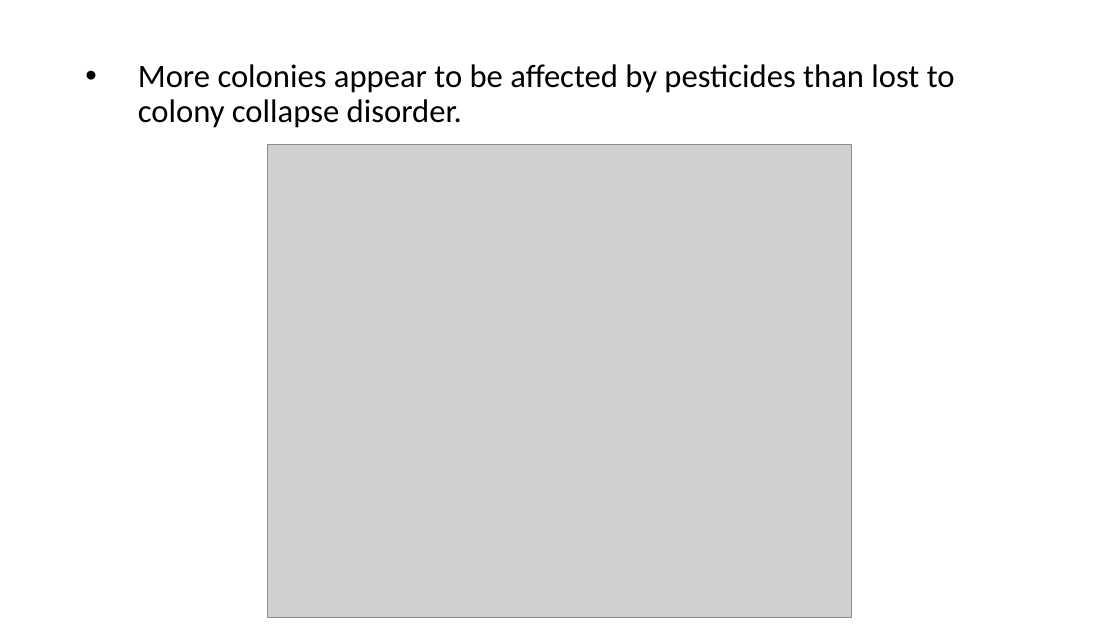
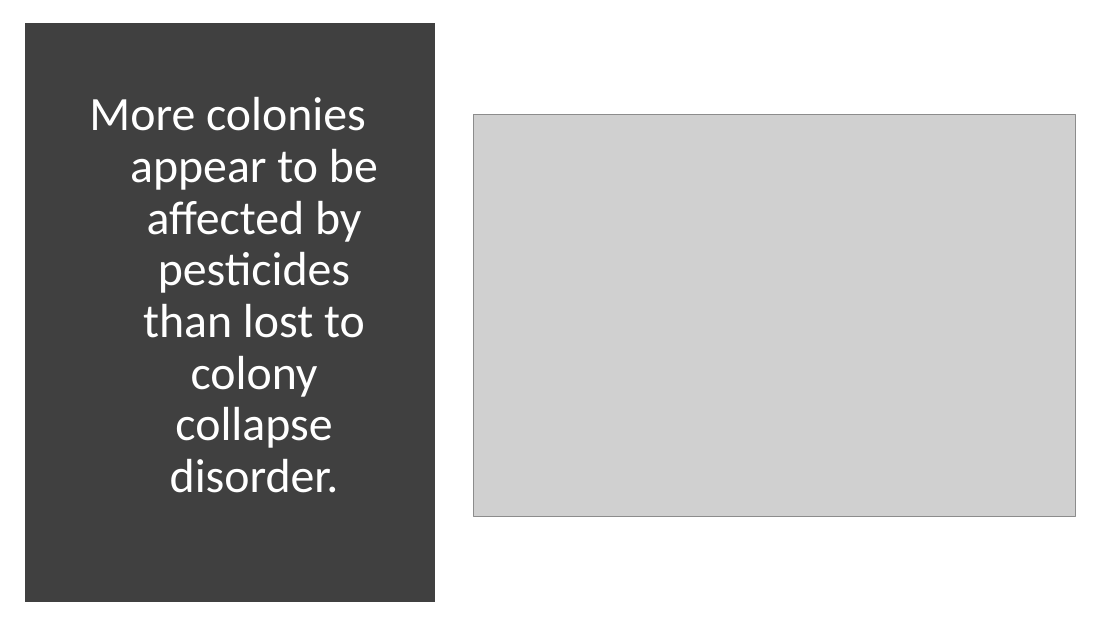
Before and after one commit to CMWatson2138/exploratory_data_analysis_project, a slide deck: slide 3 of Presentation.pptx (slide 2 before the commit). Drawn at 1120x630 pixels with LibreOffice and Linux fonts; fonts in the diff are those of the drawing; grey boxes stand for pictures. Boxes give left, top, right and bottom in pixels: in the first picture for what was removed or moved away, otherwise in the second. Text is boxed around its words. In the diff, an @@ line names an element or a change of style, - is before the commit and + after.

```diff
--- a/Presentation.pptx
+++ b/Presentation.pptx
@@ rectangle added at (31, 29, 429, 597), fill #404040, outline #404040 10 pt @@
@@ title "More colonies appear to be ...": place and size @@
-title "More colonies appear to be ..." at (138, 64, 955, 128)
+title "More colonies appear to be ..." at (89, 97, 378, 493)
@@ title "More colonies appear to be ..." at (89, 97, 378, 493): size 28 to 41 pt, text colour #000000 to #FFFFFF; alignment left to centre; bullet • to none @@
@@ picture: place and size @@
-picture at (267, 145, 852, 617)
+picture at (474, 115, 1076, 517)
```
Also in this commit, not shown: 2 other slides changed, 7 slides added, 1 slide removed, 12 other files.
